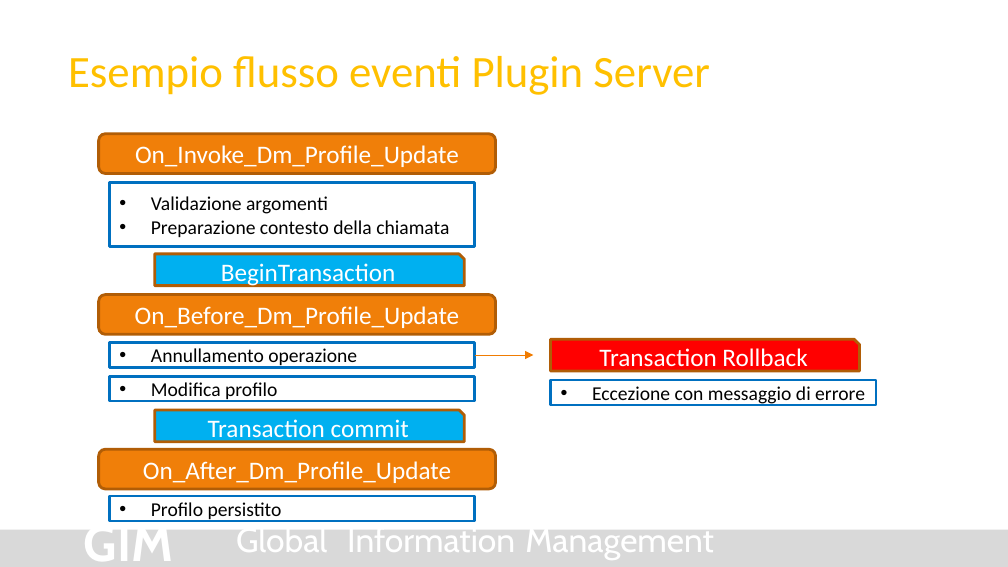
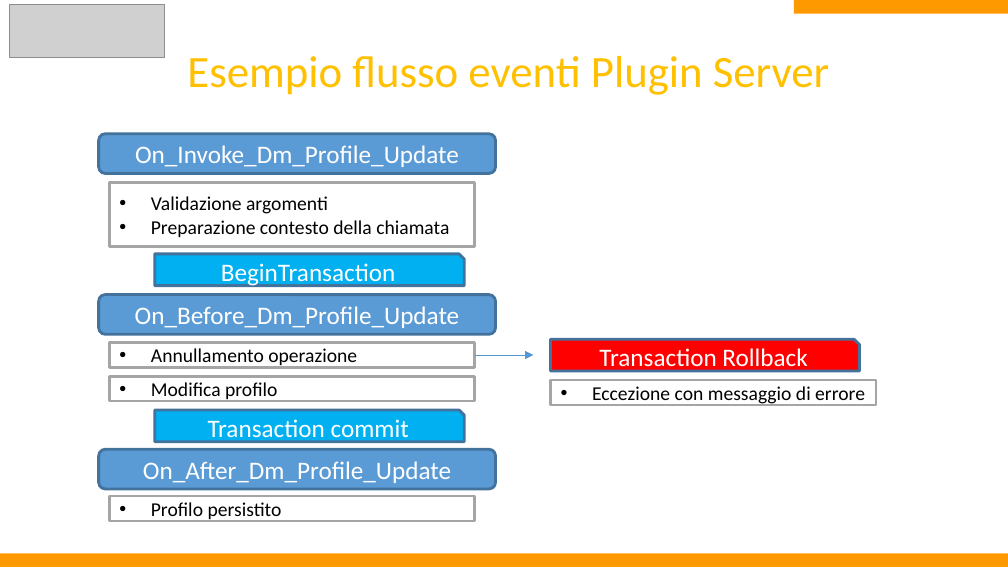
Before and after one commit to Arxivar/Arxivar-Next-Dev-4, a slide deck: slide 5 of doc/ARXDev4.pptx. Drawn at 1008x567 pixels with LibreOffice and Linux fonts; fonts in the diff are those of the drawing; grey boxes stand for pictures; background and template pictures are left out. Boxes give left, top, right and bottom in pixels: in the first picture for what was removed or moved away, otherwise in the second. Text is boxed around its words. In the diff, an @@ line names an element or a change of style, - is before the commit and + after.

Commit message:
Updated slides with workflow v2 plugin 2

```diff
--- a/doc/ARXDev4.pptx
+++ b/doc/ARXDev4.pptx
@@ picture added at [10,4,165,57] @@
@@ title "Esempio flusso eventi Plugin Server": place and size @@
-title "Esempio flusso eventi Plugin Server" at [68,56,710,95]
+title "Esempio flusso eventi Plugin Server" at [187,56,830,95]
@@ rectangle added at [794,0,1008,14], fill #FF9900 @@
@@ arrow (475, 355) - (533, 355): stroke #F07C03 0.75 pt to #5698D3 0.75 pt @@
@@ outline #B25E07 2 pt to #43739E 2 pt in 3 elements at [155,254,465,285], [155,410,465,442], [550,340,859,371] @@
@@ outline #0070C0 2 pt to #A5A5A5 2 pt in 5 elements at [110,182,475,246], [110,343,475,368], [110,376,475,401], [110,496,475,521], [550,380,876,405] @@
@@ fill #F07F09 to #5B9BD5; outline #B25E07 2 pt to #43739E 2 pt in 3 elements at [99,134,496,173], [99,294,496,334], [99,450,496,489] @@
@@ text removed at [84,518,173,522] @@
-GIM
@@ text removed at [236,520,327,561] @@
-Global
@@ text removed at [347,520,515,561] @@
-Information
@@ text removed at [525,520,714,561] @@
-Management
@@ rectangle: place and size @@
-rectangle at [0,529,1008,566]
+rectangle at [0,553,1008,567]
@@ rectangle at [0,553,1008,567]: fill #D9D9D9 to #FF9900 @@
```
Also in this commit, not shown: 4 other slides changed.
